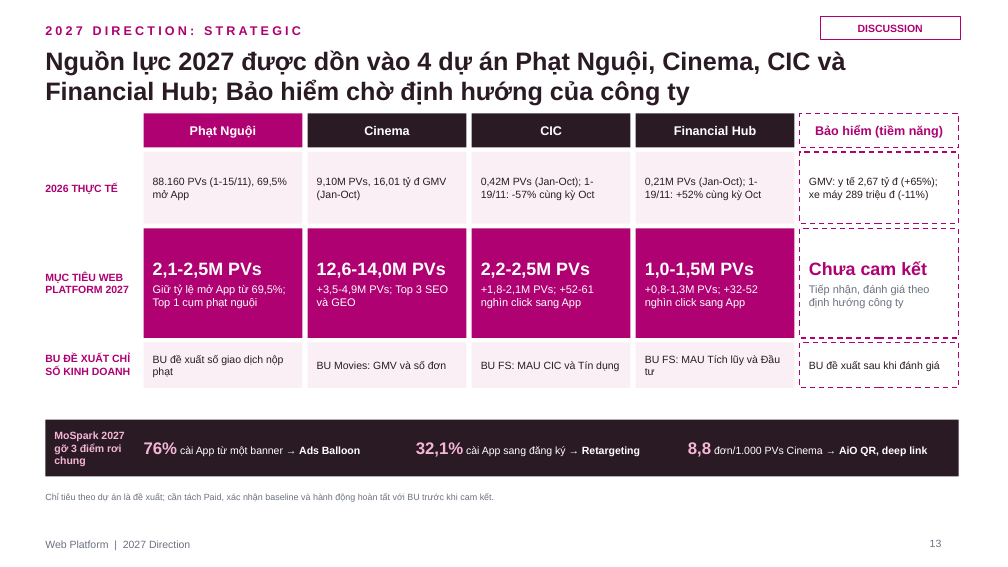
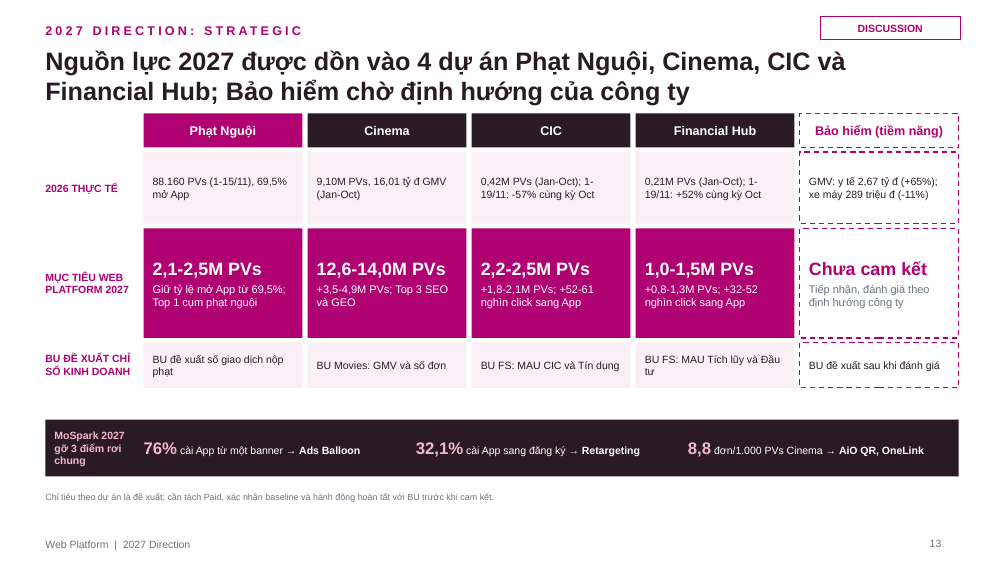
Before and after one commit to stormhoang/hienho-knowledgebase, a slide deck: slide 13 of 07_REPORTS/docs/strategy/2027 Direction - Web Platform (Framework).pptx. Drawn at 1008x567 pixels with LibreOffice and Linux fonts; fonts in the diff are those of the drawing. Boxes give left, top, right and bottom in pixels: in the first picture for what was removed or moved away, otherwise in the second. Text is boxed around its words. In the diff, an @@ line names an element or a change of style, - is before the commit and + after.

```diff
--- a/07_REPORTS/docs/strategy/2027 Direction - Web Platform (Framework).pptx
+++ b/07_REPORTS/docs/strategy/2027 Direction - Web Platform (Framework).pptx
@@ text at [688, 442, 924, 457]: text changed @@
-8,8 đơn/1.000 PVs Cinema → AiO QR, deep link
+8,8 đơn/1.000 PVs Cinema → AiO QR, OneLink
```
Also in this commit, not shown: 5 other slides changed.
